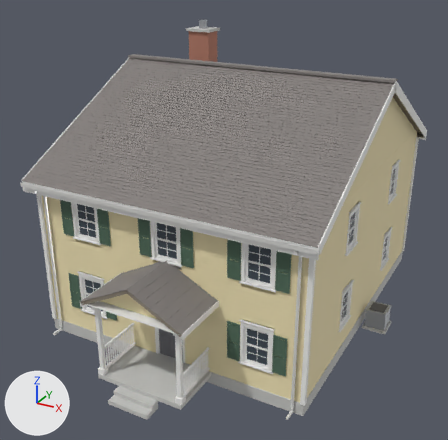
Before and after pictures for a commit that changed the FBX model Game/Assets/_Project/Art/Environment/Buildings/SM_House_2F_A.fbx.
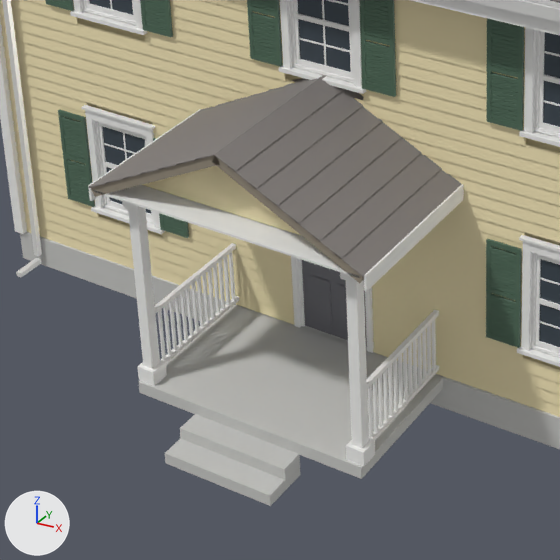
The first picture shows the older version from a 50 mm lens placed at (10.22, -20.51, 13.26), pointed at (-0.04, -1.87, 3.94). The close-ups show the older and then the newer version on the part from 10% to 57% of the width and 53% to 100% of the height of that picture. Only the edits that show in the close-ups are written down. The axes (+X, +Y, +Z) are drawn at lower left. The lights are the same throughout. Objects named as collision shapes, trigger or cutter boxes, shadow casters or lower levels of detail are left out. Where no turn or scale is listed for an object, it has been applied to the vertices. Vertices at exactly the same position are counted once.

The first close-up shows 'SM_House_2F_A_LOD0'.
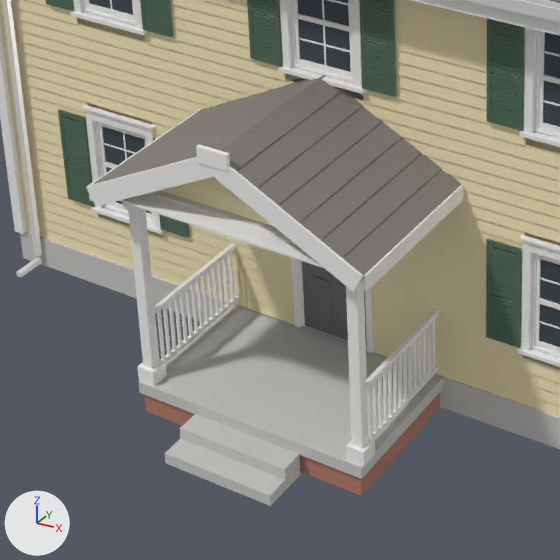
What the commit changed:
me_sm_house_2f_a_lod0 is used by ob_sm_house_2f_a_lod0; location (0.0, 0.0, 0.0).
me_sm_house_2f_a_lod0 had 9498 vertices, 8104 faces and spanned x -5.3..6.0, y -8.5..6.6, z 0.0..10.6.
me_sm_house_2f_a_lod0 now has 9560 vertices, 8152 faces and spans x -5.4..6.0, y -8.5..6.6, z 0.0..10.6.
me_sm_house_2f_a_lod0 part 1: a new loose piece, a box spanning x -1.38..1.74, y -7.86..-6.0, z 0.0..0.29, in mat_m_brick_red (brown #b57c69).
me_sm_house_2f_a_lod0 part 2: the loose piece of 8 vertices spanning x 1.1..1.5, y -8.1..-5.7, z 3.5..3.7 is copied, and the copy is scaled about its middle by (5.14, -0.0126, 5.45), then moved by (-0.3, -1.2, 0.0), in mat_m_trim_white (white #f3f3f1); it spans x 0.1..2.0, y -8.2..-8.1, z 3.0..4.2.
me_sm_house_2f_a_lod0 part 3: a new loose piece, a box spanning x -0.025..0.375, y -8.17..-8.118, z 4.05..4.25, in mat_m_trim_white (white #f3f3f1).
Part 4, on me_sm_house_2f_a_lod0:
10 vertices are removed from x -1.3..1.7, y -8.2..-6.5, z 0.0..1.3.
188 faces are deleted.
8 vertices in x -1.3..1.7, y -6.8, z 0.6..1.3 move by (0.0, 0.2, 0.0).
8 vertices in x -1.4..1.8, y -5.8, z 3.0..3.2 move by (0.0, -0.1, 0.0).
40 vertices move within x -1.4..1.7, y -7.8..-6.6, z 0.5..1.3.
32 vertices are added at x -1.7..2.0, y -8.2..-5.7, z 0.6..4.2.
4 new faces join them, mat_m_concrete_grey (light grey #c8c8c5).
198 new faces join them, mat_m_trim_white (white #f3f3f1).
4 new faces join them, mat_m_roof_shingle (grey #86817e).
me_sm_house_2f_a_lod0 part 5: 36 faces spanning x -5.3..5.3, y -8.1..6.5, z 3.1..9.2 switch from mat_m_roof_deck (brown #958b7c) to mat_m_soffit_white (white #f1f1ef).
Other edits to the shape of me_sm_house_2f_a_lod0 do not show in these pictures.

Location of each change, [x1, y1, x2, y2] in pixels of the close-ups (560 x 560 px; the box of a moved part takes in the faces that stretch with it):
part 1 of me_sm_house_2f_a_lod0, added (mostly hidden)
    after: [145, 392, 440, 495]
part 2 of me_sm_house_2f_a_lod0, added
    after: [206, 165, 364, 292]
part 3 of me_sm_house_2f_a_lod0, added
    after: [196, 144, 230, 172]
part 4 of me_sm_house_2f_a_lod0, moved or reshaped
    before: [128, 75, 439, 505]
    after: [86, 75, 439, 505]
part 5 of me_sm_house_2f_a_lod0, recoloured
    before: [91, 155, 364, 283]
    after: [359, 276, 364, 283]
